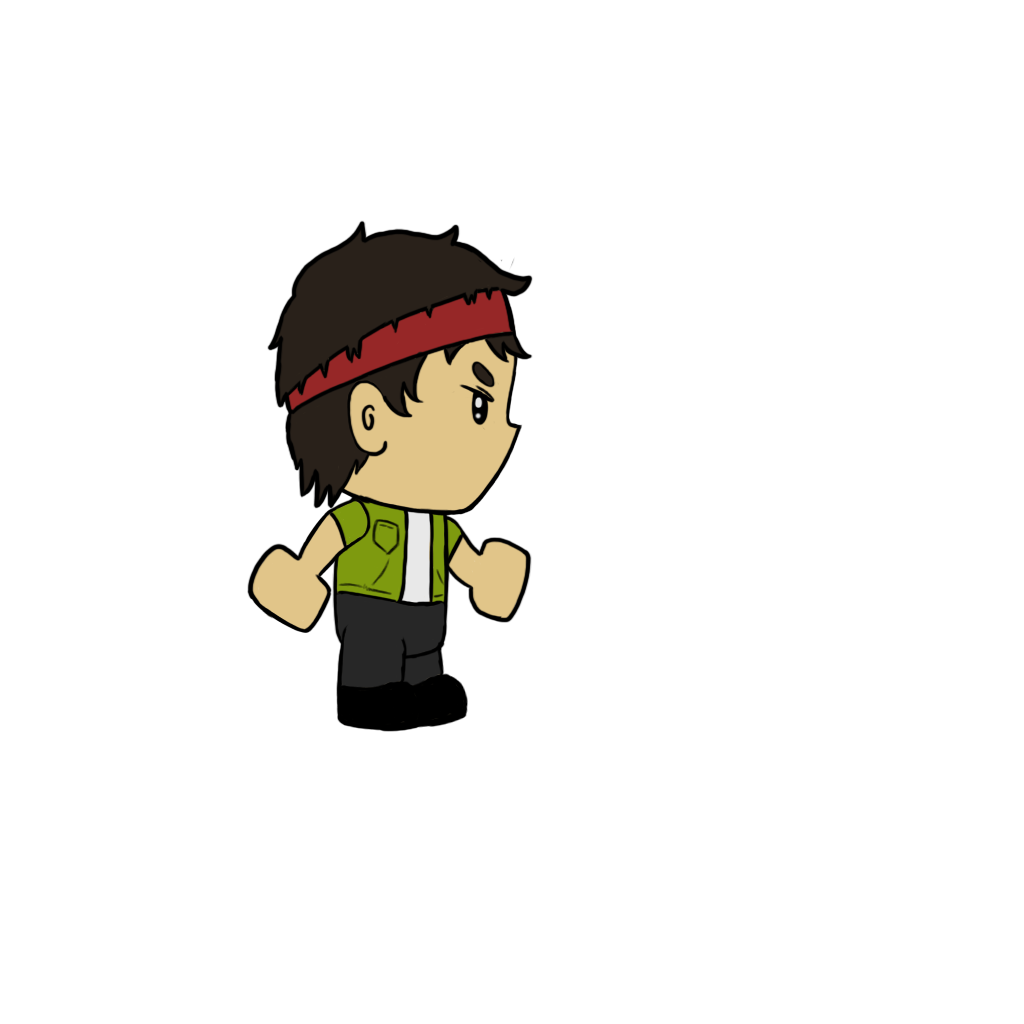
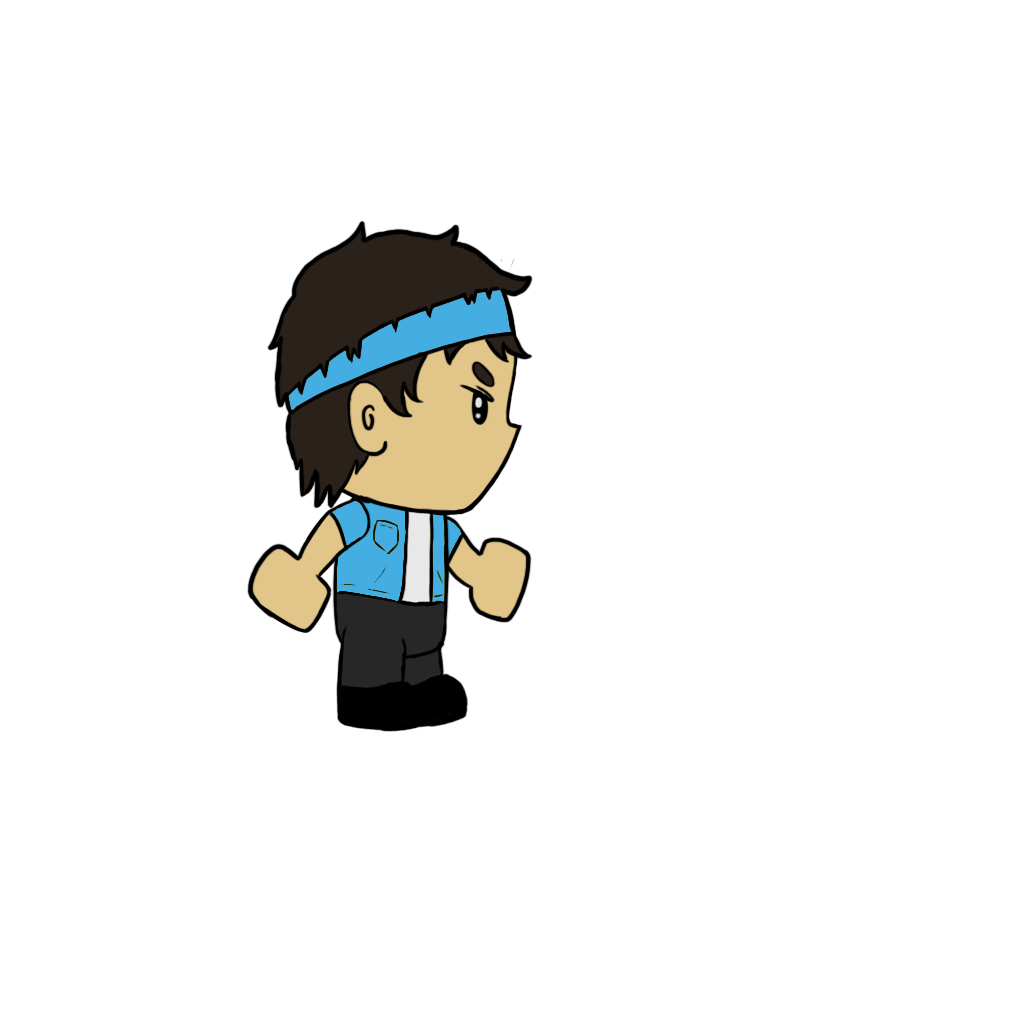
Layer changes from the first 1024 x 1024 image to the second:
painted on "RArm" (2nd of 5, in "Male Blue Cloth Merged") over box(332, 501, 368, 545)
renamed "Head" to "Hair", painted on it over box(288, 290, 511, 516)
painted on "Body" (2nd of 5, in "Male Blue Cloth Merged") over box(336, 498, 445, 602)
painted on "LArm" (2nd of 5, in "Male Blue Cloth Merged") over box(436, 519, 462, 562)
